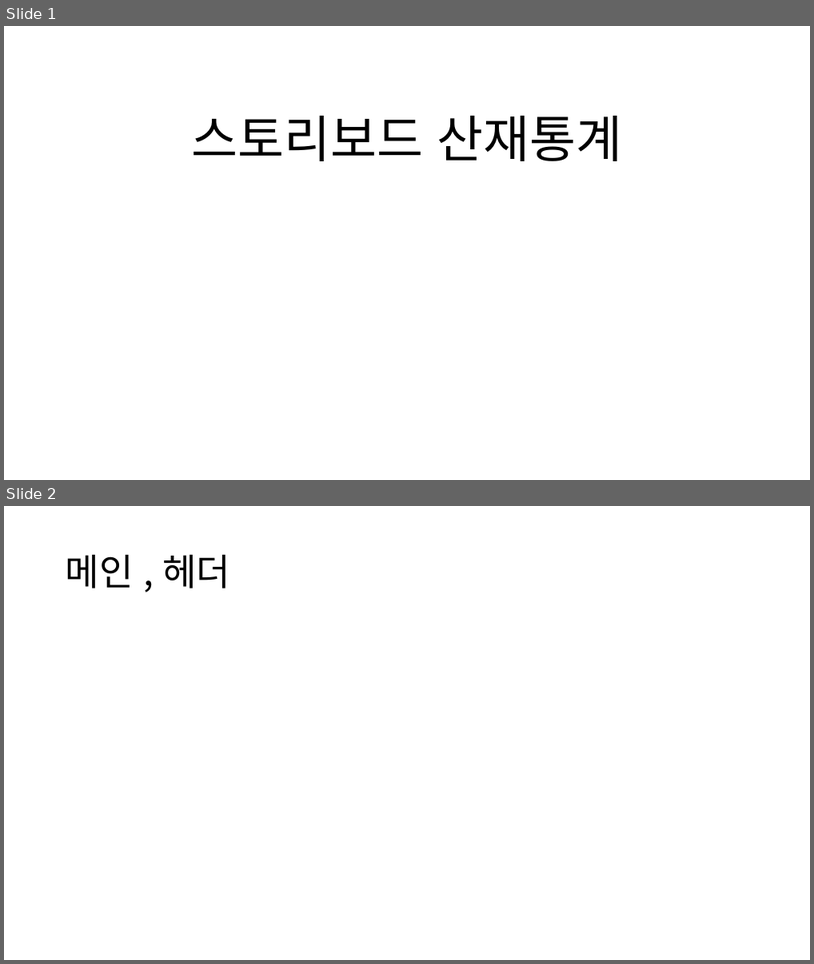
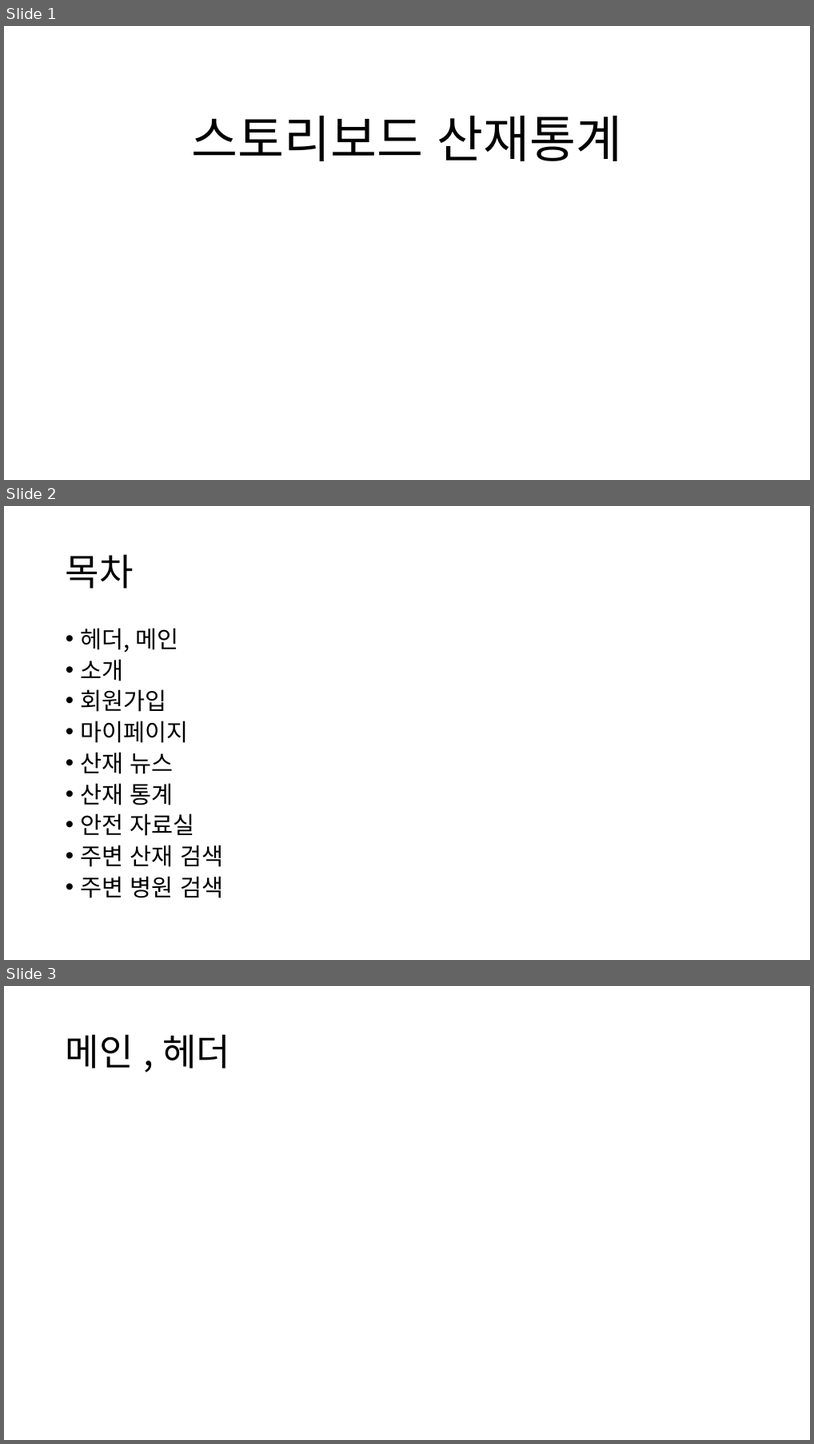
Before and after one commit to imyongchan/source, a slide deck: 종합기획/종합/스토리보드_종합중.pptx. Shown one above the other, each under a label of ours: slides 1 and 2 before the commit, slides 1, 2 and 3 after it. The pictures are 814x964 and 814x1444 pixels, drawn with LibreOffice and Linux fonts; fonts in the diff are those of the drawing. Boxes give left, top, right and bottom in pixels: in the first picture for what was removed or moved away, otherwise in the second. Text is boxed around its words. In the diff, an @@ line names an element or a change of style, - is before the commit and + after.

Commit message:
목차추가, 탭명 변경, 산재리스트 입력 변경

```diff
--- a/종합기획/종합/스토리보드_종합중.pptx
+++ b/종합기획/종합/스토리보드_종합중.pptx
@@ slide 2 added at (4, 506, 810, 960), background #FFFFFF @@
@@ title added at (66, 554, 134, 588), 44 pt, text #000000 @@
+목차
@@ text added at (81, 628, 223, 898), 28 pt, text #000000 @@
+• 헤더, 메인
+• 소개
+• 회원가입
+• 마이페이지
+• 산재 뉴스
+• 산재 통계
+• 안전 자료실
+• 주변 산재 검색
+• 주변 병원 검색
@@ what was slide 2 is now slide 3 @@
```
Also in this commit, not shown: 11 slides changed.
